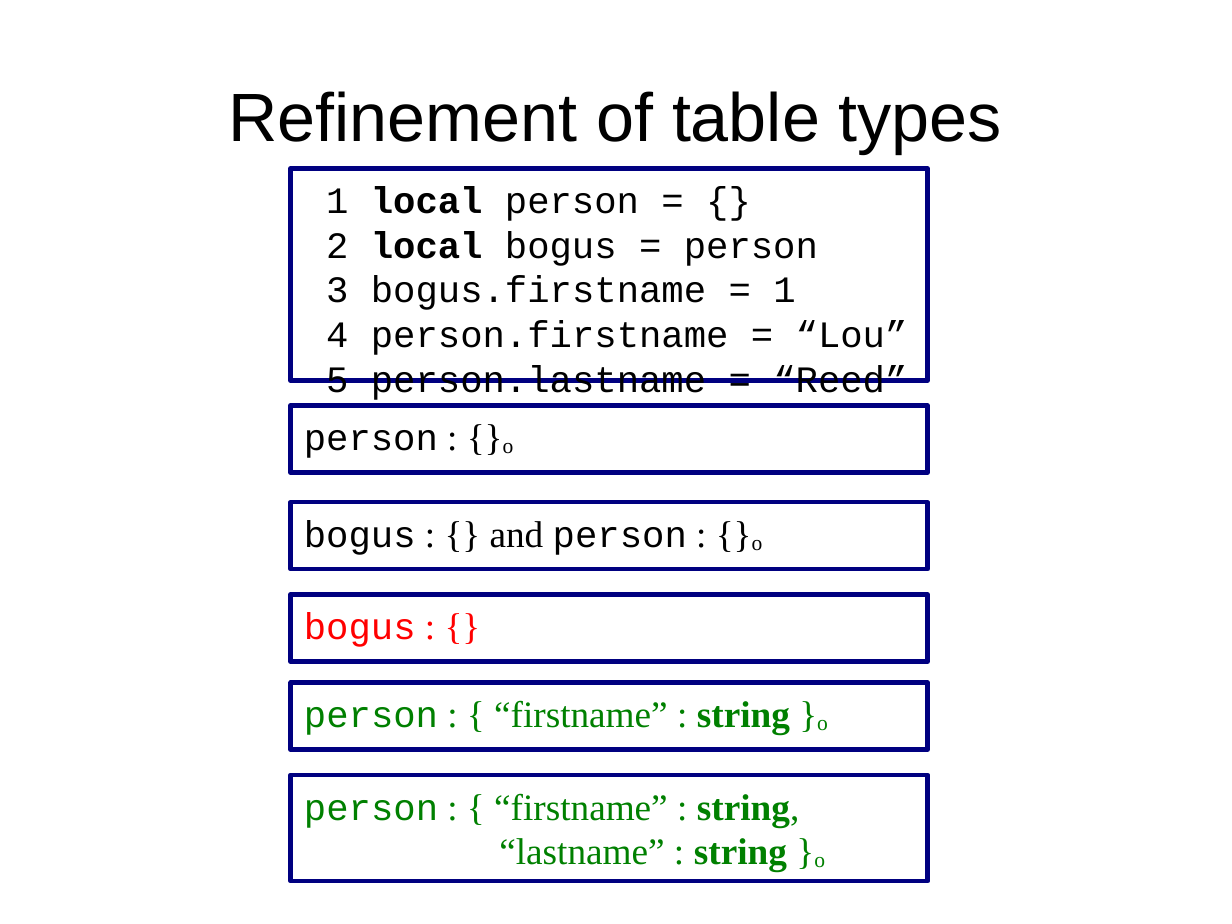
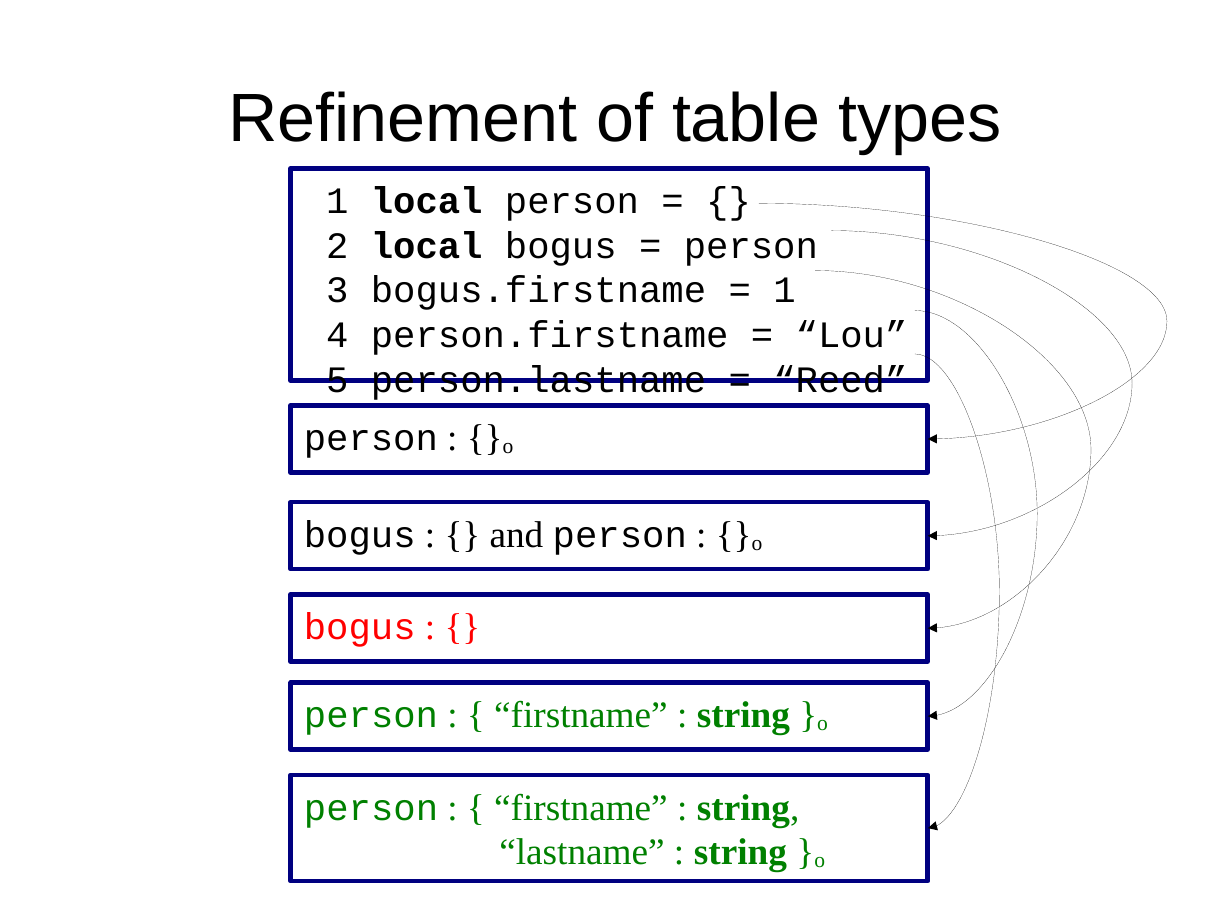
Before and after one commit to andremm/typedlua, a slide deck: slide 30 of doc/slides/dyla2014.odp. Drawn at 1232x924 pixels with LibreOffice and Linux fonts; fonts in the diff are those of the drawing. Boxes give left, top, right and bottom in pixels: in the first picture for what was removed or moved away, otherwise in the second. Text is boxed around its words. In the diff, an @@ line names an element or a change of style, - is before the commit and + after.

Commit message:
Improving the slides regarding projection types

```diff
--- a/doc/slides/dyla2014.odp
+++ b/doc/slides/dyla2014.odp
@@ curved arrow added from (759, 203) to (928, 439), #000000 0 pt @@
@@ curved arrow added from (832, 230) to (928, 536), #000000 0 pt @@
@@ curved arrow added from (815, 271) to (928, 628), #000000 0 pt @@
@@ curved arrow added from (916, 311) to (928, 717), #000000 0 pt @@
@@ curved arrow added from (916, 354) to (928, 828), #000000 0 pt @@
```
Also in this commit, not shown: 12 other slides changed.
